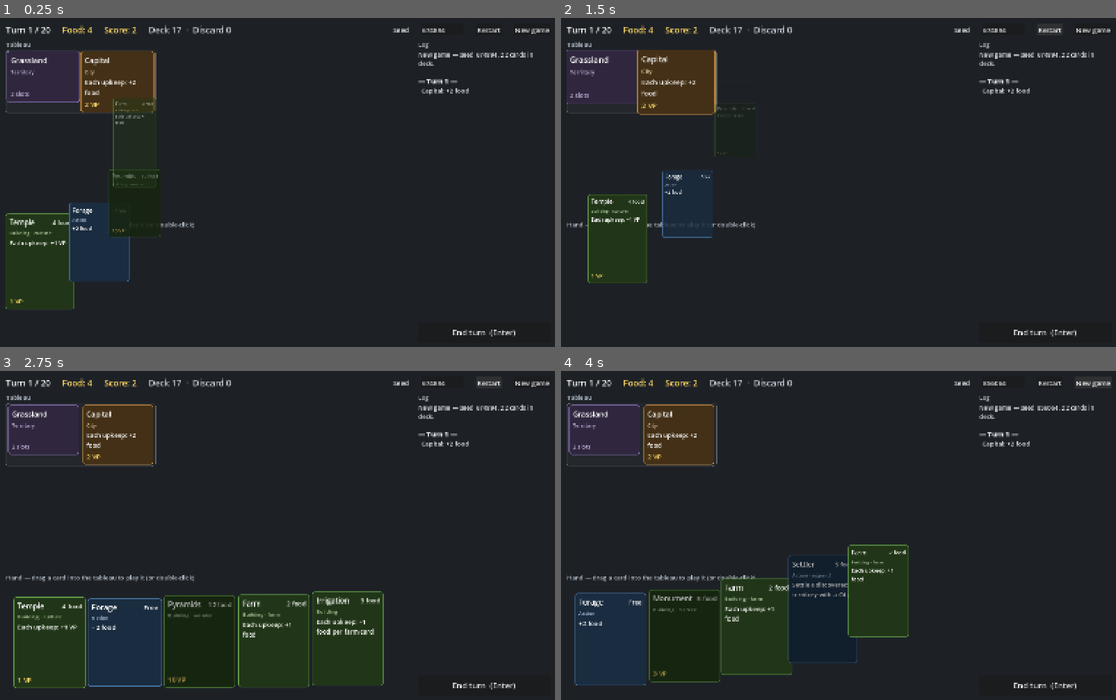
Above: before the commit, frames 1-4 (two rows, left to right).
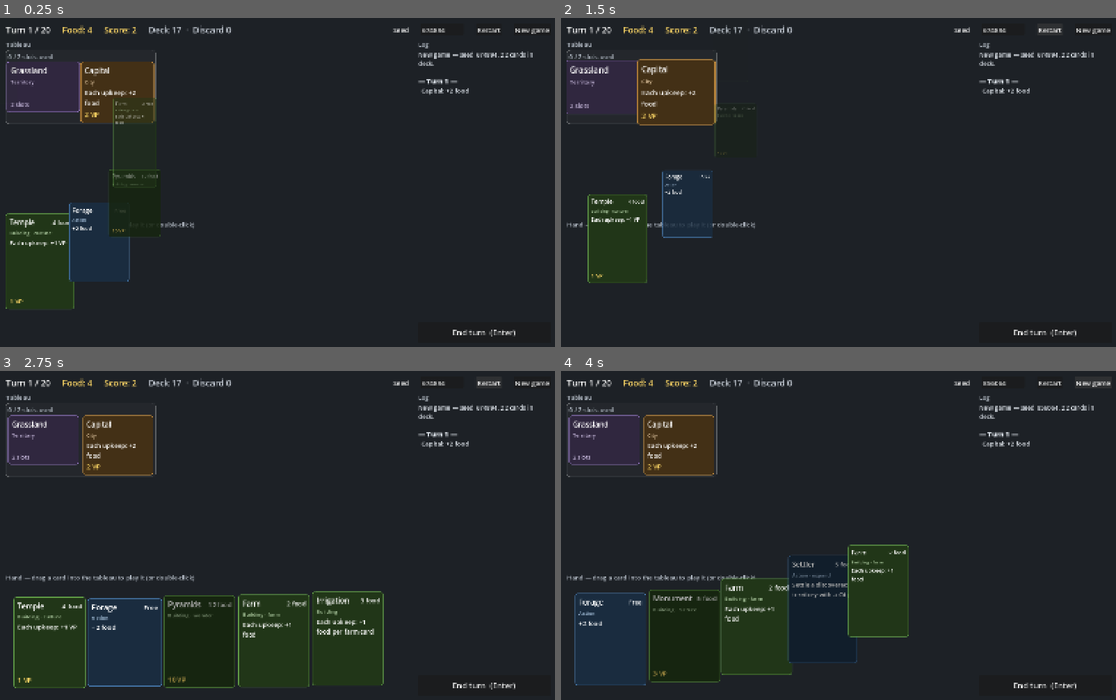
Above: after the commit, the same moments.

Repository: r888888888/4x-card-game
Game: Godot game, scene res://ui/main.tscn
The game is run twice, just before and just after one commit, with the same random seed, the same clock (stepped at 60 frames per second) and the same inputs.
Inputs:
- Up to frame 1 (0.25 s): no input
- Up to frame 2 (1.5 s): click "Restart" at 0.5 s; click "Restart" at 1.25 s
- Up to frame 3 (2.75 s): click "Restart" at 2 s
- Up to frame 4 (4 s): click "New game" at 2.75 s; click "New game" at 3.5 s

The runs differ from the first frame. In frame 1, 1.4% of the frame differs, in the area x 1-28%, y 10-33%; in frame 2, 1.8%; in frame 3, 1.8%, in the area x 1-29%, y 10-33%; in frame 4, 1.8%.

Commit message:
004: territory groups show slots and take building drops
Co-Authored-By: Claude Opus 5.5 <noreply@anthropic.com>

Diff:
--- a/ui/main.gd
+++ b/ui/main.gd
@@ -12,7 +12,7 @@
 var _piles_label: Label
 var _seed_edit: LineEdit
 var _tableau: HFlowContainer  # holds one group per territory, then the ghost
-var _groups := {}  # territory uid (-1 for cards with no territory) -> HBoxContainer of slots
+var _groups := {}  # territory uid (-1 for cards with no territory) -> TerritoryGroup
 var _tableau_scroll: ScrollContainer
 var _hand: HBoxContainer
 var _frontier: HBoxContainer  # discovered, unsettled territories
@@ -31,9 +31,22 @@
 var _lit: Array[int] = []  # uids of the target views lit up for the dragged or targeting card
 var _drop_highlight: Panel  # lights up the tableau (the drop zone) during a drag
 var _drop_style: StyleBoxFlat
-var _ghost: Panel  # outline of the tableau slot a dragged building or city will land in
+var _ghost: Panel  # outline of the tableau slot a dragged building or city will land in (in its group)
+var _show_ghost := false  # the dragged card is a targeted permanent: the ghost follows its target group
 var _outcome := {}  # the last card_played outcome, animated by the next _refresh
 var _outcome_point := Vector2.ZERO  # where the played card was when it was played
+
+
+## The framed box for one territory in the tableau: a slot count, then a row of card slots.
+class TerritoryGroup:
+	var frame: PanelContainer
+	var style: StyleBoxFlat
+	var label: Label
+	var row: HBoxContainer
+
+	func set_lit(on: bool) -> void:
+		style.border_color = CardView.HIGHLIGHT_COLOR if on else Color(1, 1, 1, 0.12)
+		style.set_border_width_all(3 if on else 1)
 
 
 func _ready() -> void:
@@ -155,6 +168,8 @@
 func _light_targets(uid: int, clickable: bool) -> void:
 	_lit = Game.engine.valid_targets(uid)
 	for target in _lit:
+		if _groups.has(target):
+			_groups[target].set_lit(true)
 		var view: CardView = _views.get(target)
 		if view != null:
 			view.set_highlight(true)
@@ -164,6 +179,8 @@
 
 func _unlight_targets() -> void:
 	for target in _lit:
+		if _groups.has(target):
+			_groups[target].set_lit(false)
 		var view: CardView = _views.get(target)
 		if view != null:
 			view.set_highlight(false)
@@ -186,6 +203,7 @@
 	if _hand_error(view.uid) == "":
 		if e.needs_target(view.uid):
 			_light_targets(view.uid, false)
+			_show_ghost = card.def.is_permanent()
 		else:
 			_drop_highlight.global_position = _tableau_scroll.global_position
 			_drop_highlight.size = _tableau_scroll.size
@@ -207,6 +225,19 @@
 		error = e.play_error(_dragging.uid, target)
 	_dragging.set_warning(over and error != "")
 	_drop_style.bg_color.a = 0.10 if over else 0.03
+	if _show_ghost:
+		# In the lit group under the cursor, or in the only lit group.
+		var group_key := target if _lit.has(target) else (_lit[0] if _lit.size() == 1 else -1)
+		_move_ghost(_groups[group_key].row if _groups.has(group_key) else null)
+
+
+## Shows the ghost at the end of row, or hides it back in the tableau when row is null.
+func _move_ghost(row: HBoxContainer) -> void:
+	var parent: Control = row if row != null else _tableau
+	if _ghost.get_parent() != parent:
+		_ghost.reparent(parent, false)
+	parent.move_child(_ghost, -1)
+	_ghost.visible = row != null
 
 
 ## The drop zone: the tableau, plus the frontier row when it is showing (settle targets live there).
@@ -216,9 +247,13 @@
 		or (_frontier.visible and _frontier.get_global_rect().has_point(mouse))
 
 
-## The uid of the tableau or frontier card under the mouse, or -1.
+## What the mouse is over as a target: a territory group's territory uid, else the uid of the
+## tableau or frontier card under it, else -1.
 func _target_under_mouse() -> int:
 	var mouse := get_global_mouse_position()
+	for key in _groups:
+		if key != -1 and _groups[key].frame.get_global_rect().has_point(mouse):
+			return key
 	for uid in _views:
 		var view: CardView = _views[uid]
 		if view.in_hand or view == _dragging or view.state != CardView.State.REST:
@@ -249,7 +284,8 @@
 	_dragging.set_warning(false)
 	_dragging = null
 	_drop_highlight.hide()
-	_ghost.hide()
+	_move_ghost(null)
+	_show_ghost = false
 	_unlight_targets()
 
 
@@ -326,35 +362,44 @@
 		var key := order[i]
 		if not _groups.has(key):
 			_groups[key] = _new_group()
-		var group: HBoxContainer = _groups[key]
-		_tableau.move_child(group.get_parent(), i)
+		var group: TerritoryGroup = _groups[key]
+		_tableau.move_child(group.frame, i)
 		for j in members[key].size():
-			_place(members[key][j], false, group, j, 0.0)
+			_place(members[key][j], false, group.row, j, 0.0)
+		group.label.visible = key != -1
+		if key != -1:
+			var slots: int = e.zone("tableau").find(key).def.slots
+			_set_stat(group.label, "%d / %d slots used" % [slots - e.free_slots(key), slots])
 	for key in _groups.keys():
 		if not members.has(key):
-			_groups[key].get_parent().queue_free()
-			_tableau.remove_child(_groups[key].get_parent())
+			_groups[key].frame.queue_free()
+			_tableau.remove_child(_groups[key].frame)
 			_groups.erase(key)
 	_tableau.move_child(_ghost, -1)
 
 
-## A framed row for one territory's cards, added to the tableau.
-func _new_group() -> HBoxContainer:
-	var frame := PanelContainer.new()
-	frame.mouse_filter = Control.MOUSE_FILTER_IGNORE
-	var style := StyleBoxFlat.new()
-	style.bg_color = Color(1, 1, 1, 0.03)
-	style.border_color = Color(1, 1, 1, 0.12)
-	style.set_border_width_all(1)
-	style.set_corner_radius_all(10)
-	style.set_content_margin_all(6)
-	frame.add_theme_stylebox_override("panel", style)
-	var row := HBoxContainer.new()
-	row.mouse_filter = Control.MOUSE_FILTER_IGNORE
-	row.add_theme_constant_override("separation", 10)
-	frame.add_child(row)
-	_tableau.add_child(frame)
-	return row
+## A framed group for one territory's cards, added to the tableau.
+func _new_group() -> TerritoryGroup:
+	var group := TerritoryGroup.new()
+	group.frame = PanelContainer.new()
+	group.frame.mouse_filter = Control.MOUSE_FILTER_IGNORE
+	group.style = StyleBoxFlat.new()
+	group.style.bg_color = Color(1, 1, 1, 0.03)
+	group.style.set_corner_radius_all(10)
+	group.style.set_content_margin_all(6)
+	group.set_lit(false)
+	group.frame.add_theme_stylebox_override("panel", group.style)
+	var box := VBoxContainer.new()
+	box.mouse_filter = Control.MOUSE_FILTER_IGNORE
+	group.frame.add_child(box)
+	group.label = _heading("")
+	box.add_child(group.label)
+	group.row = HBoxContainer.new()
+	group.row.mouse_filter = Control.MOUSE_FILTER_IGNORE
+	group.row.add_theme_constant_override("separation", 10)
+	box.add_child(group.row)
+	_tableau.add_child(group.frame)
+	return group
 
 
 ## Makes sure card has a view resting in (or flying to) a slot at index in container.
